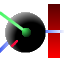
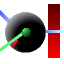
Layered file, before and after one edit (w=64, h=64). Changes by layer:
painted on "Transformation" over [0, 11, 24, 52]
added layer "New Layer#5" above "New Layer#4" over [0, 10, 24, 33]
hid "New Layer#4" over [0, 30, 23, 53]
